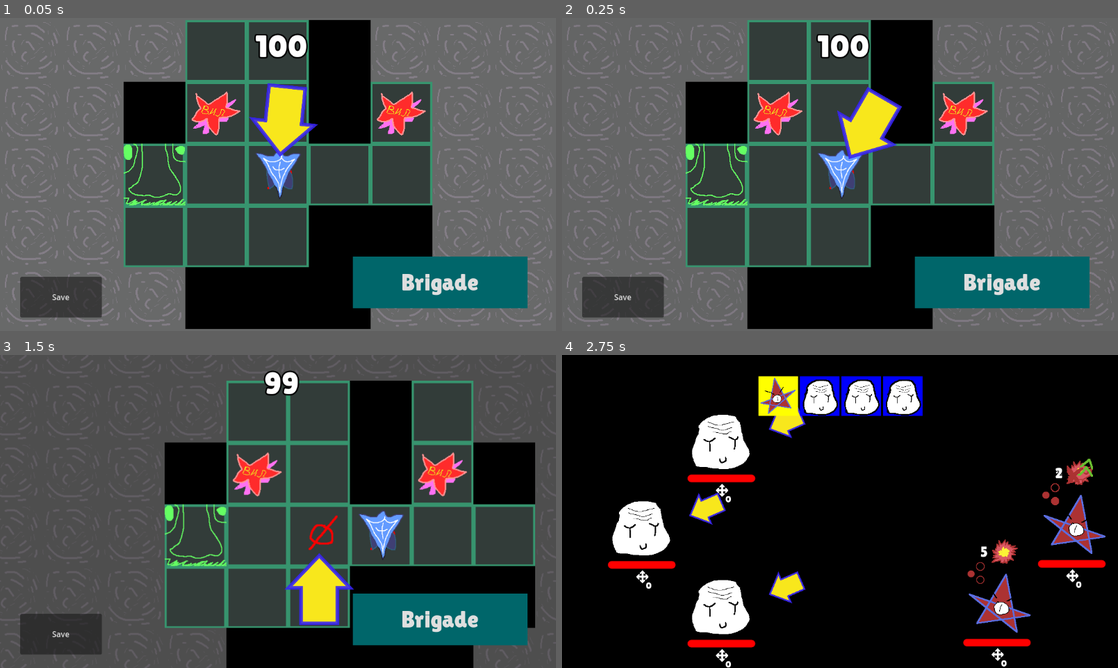
Above: before the commit, frames 1-4 (two rows, left to right).
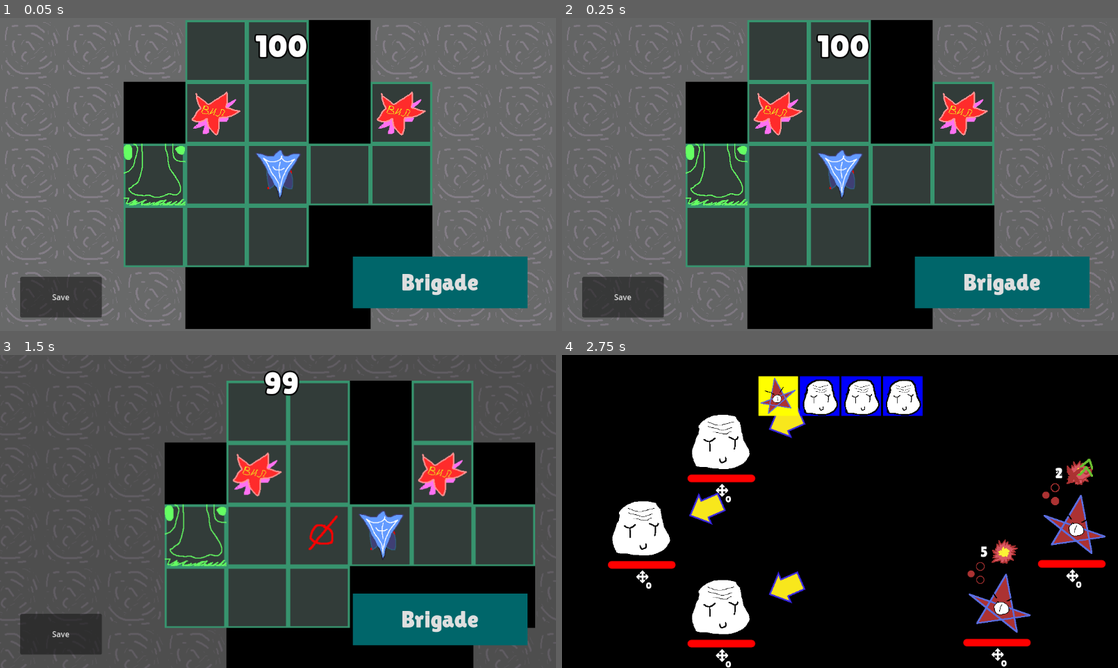
Above: after the commit, the same moments.

Repository: Wurodos/Exploring-Uncertainty
Game: Godot game, scene res://scenes/game.tscn
Same seed, same stepped clock (60 frames per second), same inputs: the game is played once before the commit and once after it. This scene is started directly instead of the project's main scene.
Inputs (mouse positions are in pixels of both pictures, inside the frame that each line leads up to):
- Up to frame 1 (0.05 s): no input
- Up to frame 2 (0.25 s): no input
- Up to frame 3 (1.5 s): move the mouse to (400, 495) at 0.52 s; hold Right (party_right) 0.53-1.25 s; tap Space (stay) at 0.6 s; click (400, 495) at 0.67 s; drag from (166, 527) to (250, 574) at 1.27 s
- Up to frame 4 (2.75 s): move the mouse to (895, 442) at 2.02 s; hold Right (party_right) from 2.03 s (still down); hold Shift from 2.03 s (still down); tap Space (stay) at 2.3 s

The runs differ from the first frame. In frame 1, 1.6% of the frame differs, in the area x 44-58%, y 20-45%; in frame 2, 1.6%; in frame 3, 1.6%, in the area x 51-64%, y 63-87%; in frame 4, nothing differs.
Error in both runs: Out of bounds get index '3' (on base: 'Array[Node2D]') (res://scripts/slaves/team.gd:31)

Commit message:
feat: tutorial done (in russian)

Diff:
--- a/scenes/map.tscn
+++ b/scenes/map.tscn
@@ -122,6 +122,21 @@
 &"fog": SubResource("Animation_4b7dj")
 }
 
+[sub_resource type="Animation" id="Animation_cgoaf"]
+length = 0.001
+tracks/0/type = "value"
+tracks/0/imported = false
+tracks/0/enabled = true
+tracks/0/path = NodePath(".:rotation")
+tracks/0/interp = 1
+tracks/0/loop_wrap = true
+tracks/0/keys = {
+"times": PackedFloat32Array(0),
+"transitions": PackedFloat32Array(1),
+"update": 0,
+"values": [0.0]
+}
+
 [sub_resource type="Animation" id="Animation_lhdcv"]
 resource_name = "spin"
 length = 3.0
@@ -137,21 +152,6 @@
 "transitions": PackedFloat32Array(1, 1),
 "update": 0,
 "values": [0.0, 6.28319]
-}
-
-[sub_resource type="Animation" id="Animation_cgoaf"]
-length = 0.001
-tracks/0/type = "value"
-tracks/0/imported = false
-tracks/0/enabled = true
-tracks/0/path = NodePath(".:rotation")
-tracks/0/interp = 1
-tracks/0/loop_wrap = true
-tracks/0/keys = {
-"times": PackedFloat32Array(0),
-"transitions": PackedFloat32Array(1),
-"update": 0,
-"values": [0.0]
 }
 
 [sub_resource type="AnimationLibrary" id="AnimationLibrary_mwr4f"]
@@ -257,6 +257,7 @@
 autoplay = "fog"
 
 [node name="ArrowAxis" type="Node2D" parent="World"]
+visible = false
 
 [node name="Arrow" type="Sprite2D" parent="World/ArrowAxis"]
 position = Vector2(0, -112)
@@ -934,6 +935,7 @@
 script = ExtResource("23_5u2yt")
 
 [node name="TutorialBox" type="TextureRect" parent="Camera2D/UI"]
+visible = false
 self_modulate = Color(1, 1, 1, 0.443137)
 layout_mode = 0
 offset_left = 18.0
--- a/scripts/map/city_window.gd
+++ b/scripts/map/city_window.gd
@@ -6,6 +6,7 @@
 var value: int
 
 var _hide_info: bool = false
+var sold_anything: bool = false
 
 const item_shop_prefab = preload("res://prefabs/items/item_shop.tscn")
 
@@ -38,6 +39,10 @@
 func _sell(item_node: ItemShop) -> void:
 	SignalBus.play_sound.emit("shop")
 
+	if CurrentRun.is_tutorial and not sold_anything:
+		SignalBus.advance_tutorial.emit("tutorial_city_sell")
+
+	sold_anything = true
 	_change_value(item_node.cost)
 	CurrentRun.inventory.erase(item_node.held)
 	item_node.queue_free()
--- a/scripts/map/govnov_window.gd
+++ b/scripts/map/govnov_window.gd
@@ -6,6 +6,7 @@
 var value: int
 var _hide_info: bool = false
 var _transaction_made: bool = false
+var sold_anything: bool = false
 
 const item_shop_prefab = preload("res://prefabs/items/item_shop.tscn")
 
@@ -26,6 +27,10 @@
 
 func _sell(item_node: ItemShop) -> void:
 	SignalBus.play_sound.emit("shop")
+
+	if CurrentRun.is_tutorial and not sold_anything:
+		SignalBus.advance_tutorial.emit("tutorial_govnov_sell")
+	sold_anything = true
 
 	_change_value(item_node.cost)
 	CurrentRun.inventory.erase(item_node.held)
@@ -61,6 +66,10 @@
 
 func _sell_slave(slave_node: SlaveTeamNode) -> void:
 	SignalBus.play_sound.emit("shop")
+
+	if CurrentRun.is_tutorial and not sold_anything:
+		SignalBus.advance_tutorial.emit("tutorial_govnov_sell")
+	sold_anything = true
 
 	print("sold slave with hat " + slave_node.held.hat.u_name)
 	_change_value(slave_node.held.get_cost())
--- a/scripts/map/map.gd
+++ b/scripts/map/map.gd
@@ -39,6 +39,7 @@
 
 @onready var room_parent : Node2D = $World/Rooms
 @onready var player_node : Node2D = $World/Player
+@onready var arrow_axis: Node2D = $World/ArrowAxis
 @onready var camera : Camera2D = $Camera2D
 
 @export var size: int
@@ -61,6 +62,23 @@
 var is_encountering: bool = false
 var since_last_battle : int = 0
 var since_last_item: int = 0
+
+# Tutorial rooms showcase
+var first_govnov: Room = null
+var first_city: Room = null
+var first_cherv: Room = null
+var first_comms: Room = null
+var first_reptile: Room = null
+
+var shown_govnov: bool = false
+var shown_city: bool = false
+var shown_cherv: bool = false
+var shown_comms: bool = false
+var shown_reptile: int = 0
+
+var shown_govnov_window: bool = false
+var shown_comms_window: bool = false
+
 
 static var instance: Map
 
@@ -120,7 +138,7 @@
 			get_tree().quit()
 
 
-
+	SignalBus.advance_tutorial.emit()
 	encounter(room)
 	if room.type != Room.Type.Purged:
 		await get_tree().create_timer(0.6).timeout
@@ -152,6 +170,9 @@
 		Room.Type.City:
 			SignalBus.enter_city.emit(room)
 		Room.Type.Govnov:
+			if CurrentRun.is_tutorial and not shown_govnov_window:
+				shown_govnov_window = true
+				SignalBus.advance_tutorial.emit("tutorial_govnov_window")
 			SignalBus.enter_govnov.emit()
 		Room.Type.Cherv:
 			since_last_battle = 0
@@ -159,6 +180,11 @@
 			CurrentRun.arrange_difficult()
 			$AnimationPlayer.play("battle_start")
 			await $AnimationPlayer.animation_finished
+
+			if CurrentRun.is_tutorial:
+				shown_comms_window = true
+				SignalBus.advance_tutorial.emit("tutorial_cherv_won")
+
 			SignalBus.play_music.emit("battle_difficult")
 			SignalBus.battle_encounter.emit()
 		Room.Type.Reptile:
@@ -167,6 +193,9 @@
 			await $AnimationPlayer.animation_finished
 			SignalBus.battle_encounter.emit()
 		Room.Type.Comms:
+			if CurrentRun.is_tutorial and not shown_comms_window:
+				shown_comms_window = true
+				SignalBus.advance_tutorial.emit("tutorial_comms_window")
 			SignalBus.enter_comms.emit(room)
 	$AnimationPlayer.play("RESET")
 
@@ -361,6 +390,16 @@
 	for i in range(-2, 3):
 		for j in range(-2, 3):
 			if not (abs(i) == 2 and abs(j) == 2):
+				var room : Room = room_at(row+i, col+j)
+
+				if room and CurrentRun.is_tutorial:
+					match(room.type):
+						Room.Type.Govnov: first_govnov = room
+						Room.Type.City: first_city = room
+						Room.Type.Cherv: first_cherv = room
+						Room.Type.Reptile: first_reptile = room
+						Room.Type.Comms: first_comms = room
+
 				$World/Fog/TileMapLayer.set_cell(Vector2i(x+i,y+j))
 
 
@@ -381,14 +420,50 @@
 	CurrentRun.save_game()
 
 
-func _on_tutorial_ok_pressed() -> void:
+func _on_tutorial_ok_pressed(specific_id: StringName = "") -> void:
+	if specific_id.length() > 0:
+		tutorial_box.visible = true
+		tutorial_box.get_node("OK").disabled = false
+		tutorial_box.get_node("Text").set_string_id(specific_id)
+		return
+
+	if CurrentRun.state == Game.State.Battle: return
+
 	tutorial_progress += 1
 	if tutorial_progress == 1:
 		tutorial_box.get_node("OK").disabled = true
 	elif tutorial_progress == 3:
 		tutorial_box.get_node("OK").disabled = false
 
-	if tutorial_progress == 4:
-		tutorial_box.visible = false
+	if tutorial_progress >= 4:
+		tutorial_box.visible = true
+		if shown_reptile <= 3 and first_reptile:
+			arrow_axis.visible = true
+			arrow_axis.global_position = first_reptile.global_position
+			tutorial_box.get_node("Text").set_string_id("tutorial_reptile_meet_"+str(shown_reptile))
+			shown_reptile += 1
+		elif not shown_comms and first_comms:
+			shown_comms = true
+			arrow_axis.visible = true
+			arrow_axis.global_position = first_comms.global_position
+			tutorial_box.get_node("Text").set_string_id("tutorial_comms_meet")
+		elif not shown_city and first_city:
+			shown_city = true
+			arrow_axis.visible = true
+			arrow_axis.global_position = first_city.global_position
+			tutorial_box.get_node("Text").set_string_id("tutorial_city_meet")
+		elif not shown_cherv and first_cherv:
+			shown_cherv = true
+			arrow_axis.visible = true
+			arrow_axis.global_position = first_cherv.global_position
+			tutorial_box.get_node("Text").set_string_id("tutorial_cherv_meet")
+		elif not shown_govnov and first_govnov:
+			shown_govnov = true
+			arrow_axis.visible = true
+			arrow_axis.global_position = first_govnov.global_position
+			tutorial_box.get_node("Text").set_string_id("tutorial_govnov_meet")
+		else:
+			arrow_axis.visible = false
+			tutorial_box.visible = false
 	else:
 		tutorial_box.get_node("Text").set_string_id("tutorial_map_"+str(tutorial_progress))
--- a/scripts/utils/signal_bus.gd
+++ b/scripts/utils/signal_bus.gd
@@ -19,7 +19,7 @@
 # POPUPS
 # ====================
 
-signal advance_tutorial
+signal advance_tutorial(specific_id: StringName)
 signal lost_item(item: Item)
 
 # ====================
--- a/text/localisation/narrative.csv
+++ b/text/localisation/narrative.csv
@@ -44,3 +44,4 @@
 tutorial_battle_loot_1;;Просто перетяните желаемый ПРЕДМЕТ из двух в ИНВЕНТАРЬ.
 tutorial_battle_loot_2;;Стоит сказать, что только БОЙЦЫ Федерации умеют использовать ПРЕДМЕТЫ.
 tutorial_battle_loot_3;;Враги же всего лишь усиляют с помощью них свои существующие возможности.
+reptile_without_comms;;ФЕДЕРАЦИЯ: Даже не думайте возвращаться, не получив информацию из Центра Коммуникации!
Binary file changed: text/localisation/narrative.en.translation
Binary file changed: text/localisation/narrative.ru.translation
